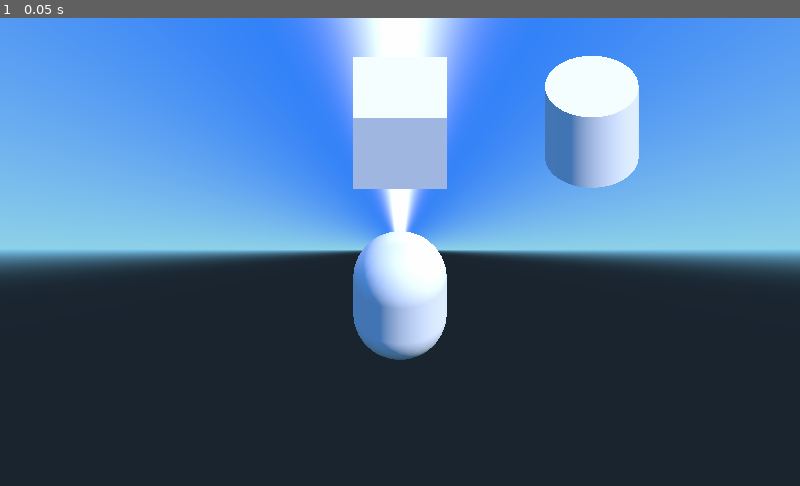
Above: before the commit, frame 1.
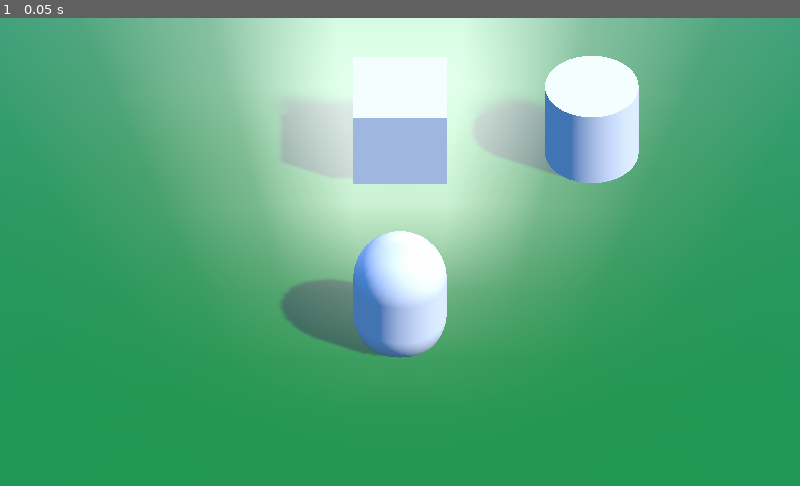
Above: after the commit, the same moment.

Repository: JohnMeadow1/ShroomDoom
Game: Godot game, scene res://main.tscn
Same seed, same stepped clock (60 frames per second), same inputs: the game is played once before the commit and once after it.
Inputs:
- Up to frame 1 (0.05 s): no input

The runs differ from the first frame. In frame 1, 91% of the frame differs, in the area x 0-100%, y 0-100%.

Commit message:
gras color darkened

Diff:
--- a/source/main.tscn
+++ b/source/main.tscn
@@ -1,8 +1,7 @@
-[gd_scene load_steps=11 format=2]
+[gd_scene load_steps=10 format=2]
 
 [ext_resource path="res://main.gd" type="Script" id=1]
 [ext_resource path="res://player/player.tscn" type="PackedScene" id=2]
-[ext_resource path="res://player/player.gd" type="Script" id=3]
 
 [sub_resource type="SpatialMaterial" id=1]
 
@@ -27,7 +26,7 @@
 params_billboard_mode = 0
 params_grow = false
 params_use_alpha_scissor = false
-albedo_color = Color( 0, 1, 0.0625, 1 )
+albedo_color = Color( 0.139648, 0.558594, 0.165833, 1 )
 metallic = 0.0
 metallic_specular = 0.5
 metallic_texture_channel = 0
@@ -103,7 +102,6 @@
 
 [node name="ground" type="MeshInstance" parent="." index="0"]
 
-visible = false
 layers = 1
 material_override = null
 cast_shadow = 1
@@ -118,24 +116,10 @@
 material/0 = null
 _sections_unfolded = [ "Geometry" ]
 
-[node name="player" type="MeshInstance" parent="." index="1" instance=ExtResource( 2 )]
+[node name="player" parent="." index="1" instance=ExtResource( 2 )]
 
 transform = Transform( 1, 0, 0, 0, -4.37114e-008, -1, 0, 1, -4.37114e-008, -0.00610328, 1.00805, -0.000239372 )
-layers = 1
-material_override = null
-cast_shadow = 1
-extra_cull_margin = 0.0
-use_in_baked_light = false
-lod_min_distance = 0.0
-lod_min_hysteresis = 0.0
-lod_max_distance = 0.0
-lod_max_hysteresis = 0.0
 mesh = SubResource( 3 )
-skeleton = NodePath("..")
-material/0 = null
-script = ExtResource( 3 )
-_sections_unfolded = [ "Geometry", "Transform" ]
-PLAYER_NUM = 1
 
 [node name="enviroment" type="Node" parent="." index="2"]
 
